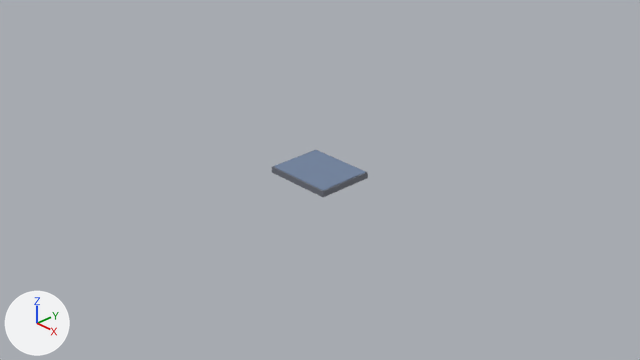
An edit to the Blender file models/objects/01_floor_pad.blend, drawn before and after from the same camera.
The view is the same before and after, from the file's camera 'Camera'. Every picture has the same lights, and +X, +Y and +Z are marked at lower left. The older version comes first.

Objects in the first picture: 'part_1', 'part_2'.
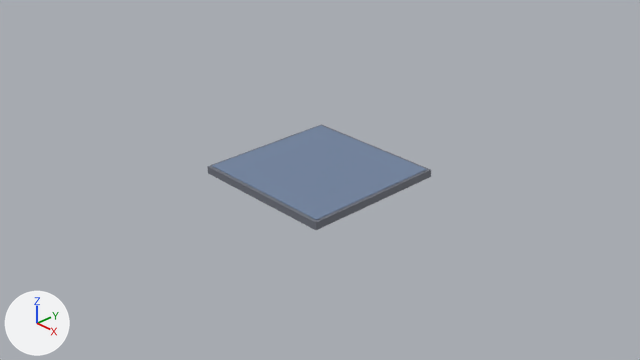
Boxes (x1, y1, x2, y2) around the edits, measured in the pictures (640 x 360 px):
'part_2', moved
    before: (274, 150, 365, 191)
    after: (212, 126, 427, 220)
'part_1', moved
    before: (272, 151, 368, 197)
    after: (207, 124, 431, 230)

Patch to the scene script:
```diff
--- a/models/objects/01_floor_pad.blend.py
+++ b/models/objects/01_floor_pad.blend.py
@@ ob_part_1 @@
 ob_part_1 = bpy.data.objects.new('part_1', me_part_1_023)
-ob_part_1.parent = ob_world
+ob_part_1.parent = ob_world_012
 ob_part_1.location = (0.0, -0.04, 0.0)
@@ ob_part_2 @@
 ob_part_2 = bpy.data.objects.new('part_2', me_part_2_022)
-ob_part_2.parent = ob_world
+ob_part_2.parent = ob_world_012
 ob_part_2.location = (0.0, -0.0727, 0.0)
@@ ob_world_012 @@
+ob_world_012 = bpy.data.objects.new('world.012', None)
+ob_world_012.location = (-0.00797, 0.0, 0.0)
+ob_world_012.rotation_euler = (-1.571, 0.0, 0.0)  # degrees (-90, 0, 0)
+ob_world_012.scale = (2.12, 1.24, 2.58)
```
